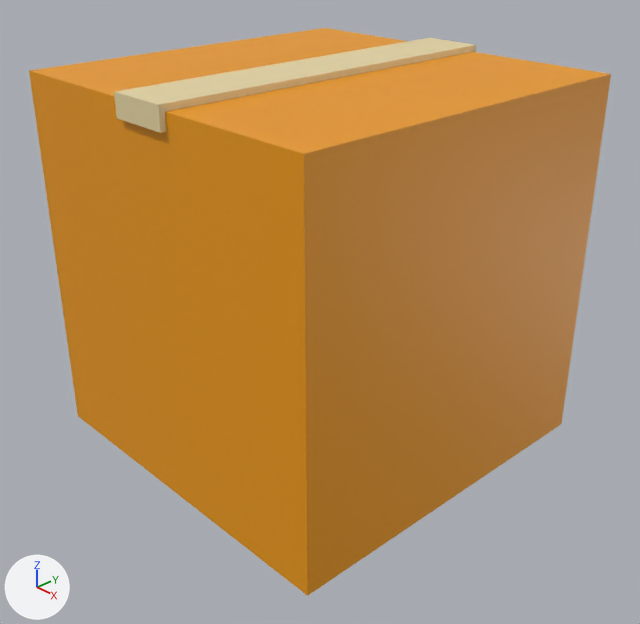
Before and after pictures for a commit that changed the Blender file package/package.blend.
The view is the same before and after, from a camera (50 mm lens) standing at (1.282, -1.2, 0.745) and looking at (0.039, -0.03, -0.091). Lighting does not change. The marker at lower left points along +X, +Y and +Z.

Objects in the first picture: 'Cube.003-rigid'.
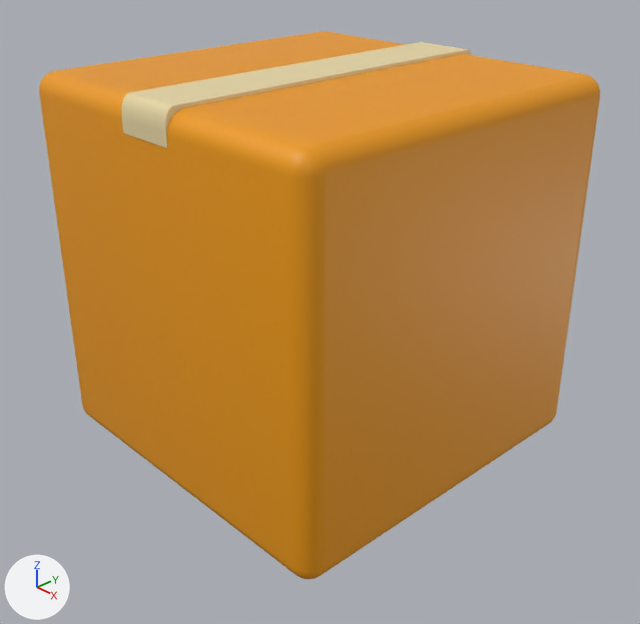
What differs and where, as boxes (x1, y1, x2, y2) in the pictures (640 x 624 px):
'Cube.003-rigid', reshaped, moved, rescaled, modifiers changed
    before: (29, 28, 611, 596)
    after: (39, 31, 600, 579)
part 1 of me_cube_001, built on
    before: (29, 28, 611, 596)
    after: (39, 31, 600, 579)

The change in detail:
me_cube_001 is used by ob_cube_003_rigid; location (0.0, 0.0, 0.0).
me_cube_001 had 16 vertices, 9 faces and spanned x -0.4..0.4, y -0.411..0.411, z -0.396..0.417.
me_cube_001 now has 368 vertices, 354 faces and spans x -6.017..6.017, y -1.0..1.0, z -42.799..1.0.
me_cube_001 part 1: 16 vertices removed from x -0.4..0.4, y -0.411..0.411, z -0.396..0.417; 368 vertices added at x -6.017..6.017, y -1.0..1.0, z -42.799..1.0.
me_cube_001 part 2: the surface is now shaded smooth.
Object 'Cube.003-rigid' (ob_cube_003_rigid) loses its SOLIDIFY modifier named 'Solidify'.
Modifier setting removed (it was thickness = 0.05).
Object 'Cube.003-rigid' (ob_cube_003_rigid) moves from (0.0, 0.0, 0.0) to (0.0, 0.0, 0.392).
Object 'Cube.003-rigid' (ob_cube_003_rigid) is rescaled from (1.0, 1.0, 1.0) to (-0.0665, 0.401, 0.0184).
